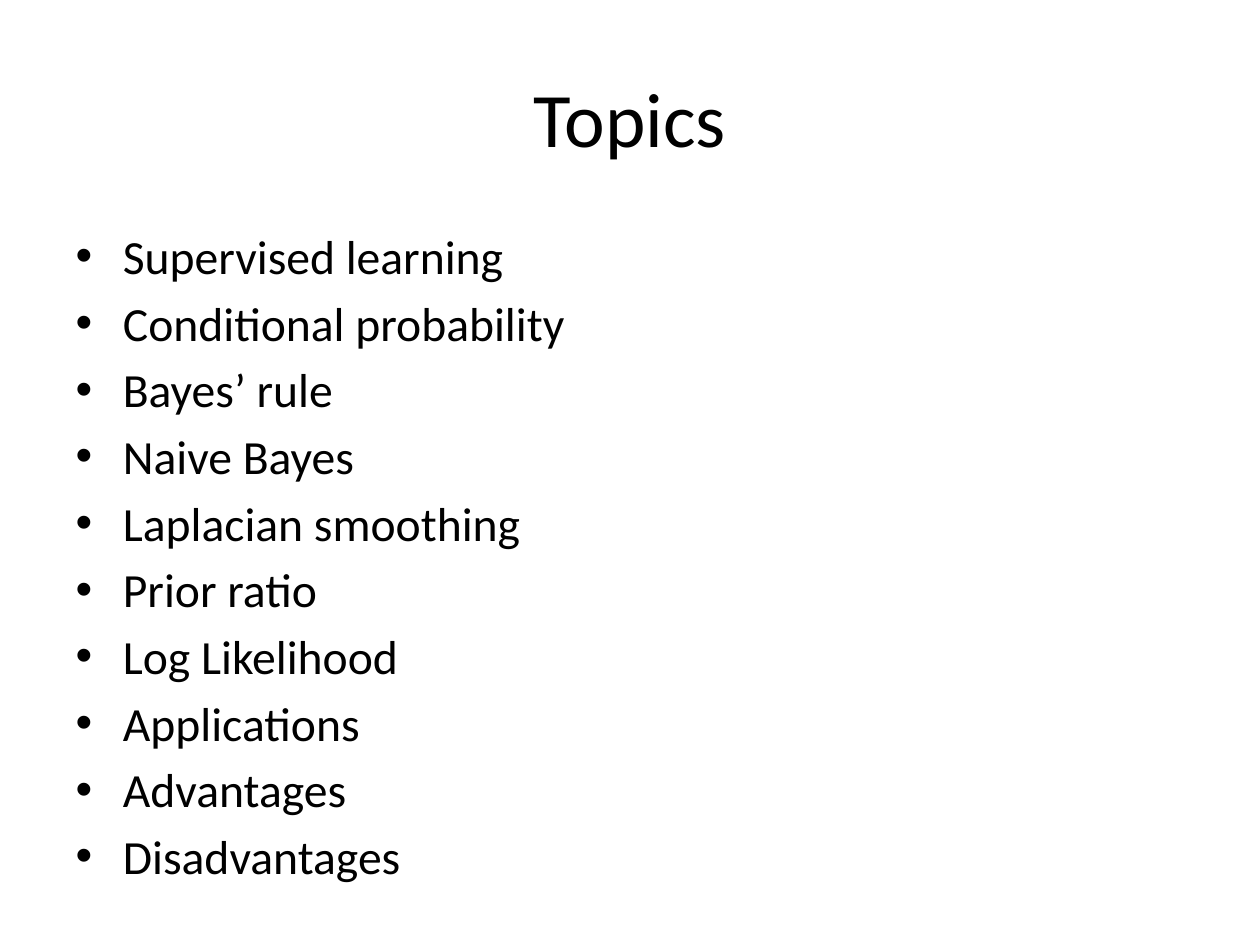
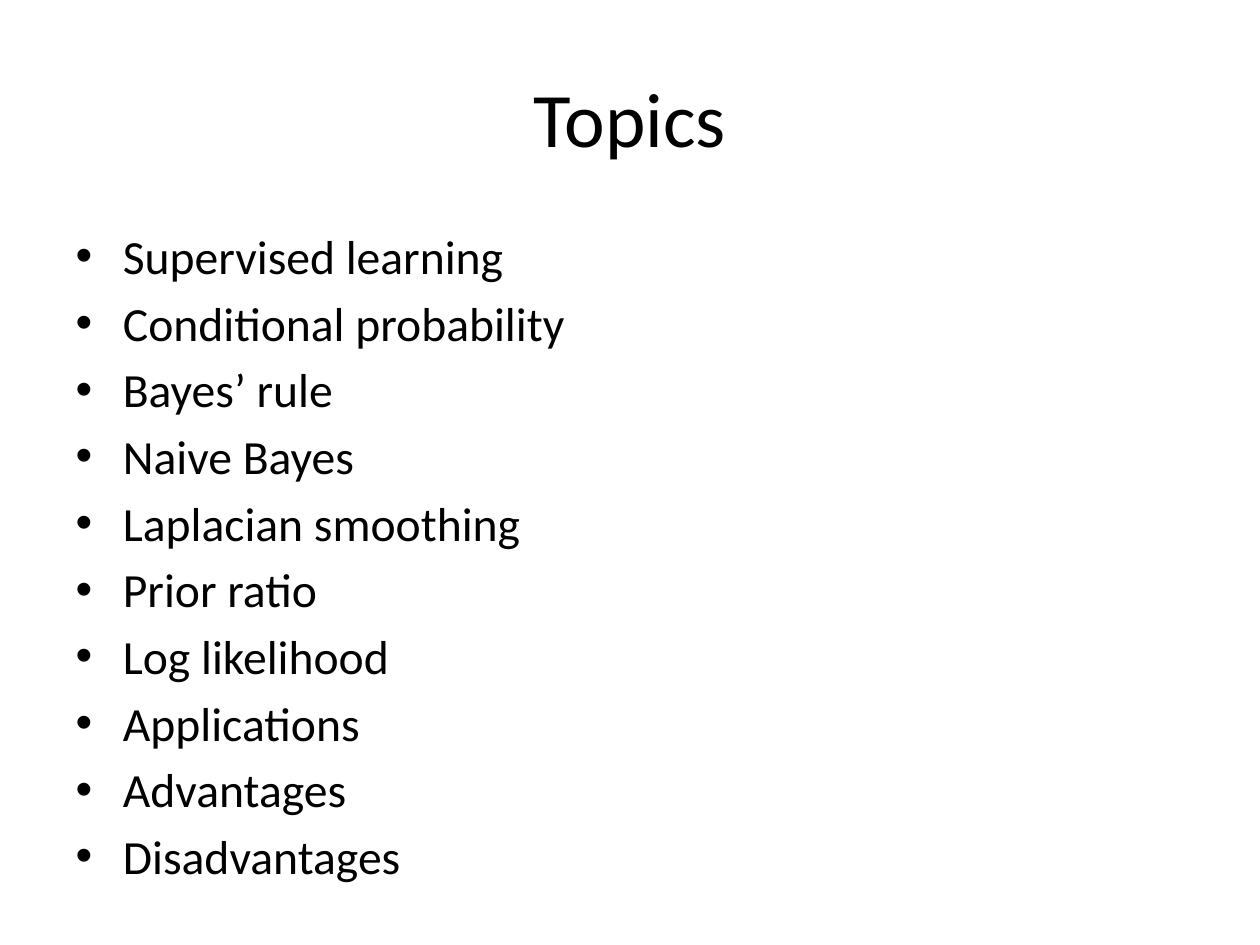
Before and after one commit to look4pritam/ArtificialIntelligence, a slide deck: slide 2 of MachineLearning/NaiveBayes/NaiveBayes.pptx. Drawn at 1260x945 pixels with LibreOffice and Linux fonts; fonts in the diff are those of the drawing. Boxes give left, top, right and bottom in pixels: in the first picture for what was removed or moved away, otherwise in the second. Text is boxed around its words. In the diff, an @@ line names an element or a change of style, - is before the commit and + after.

```diff
--- a/MachineLearning/NaiveBayes/NaiveBayes.pptx
+++ b/MachineLearning/NaiveBayes/NaiveBayes.pptx
@@ text at (123, 641, 389, 683): text changed @@
-• Log Likelihood
+• Log likelihood
```
Also in this commit, not shown: 2 other slides changed, 1 slide added.
